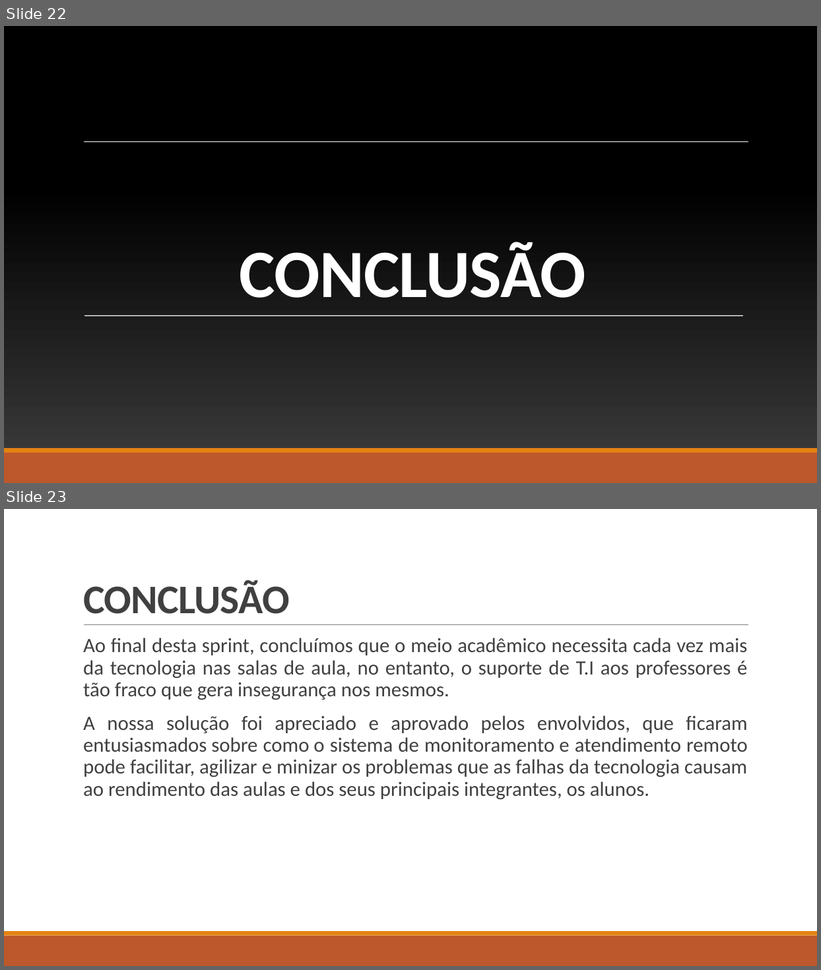
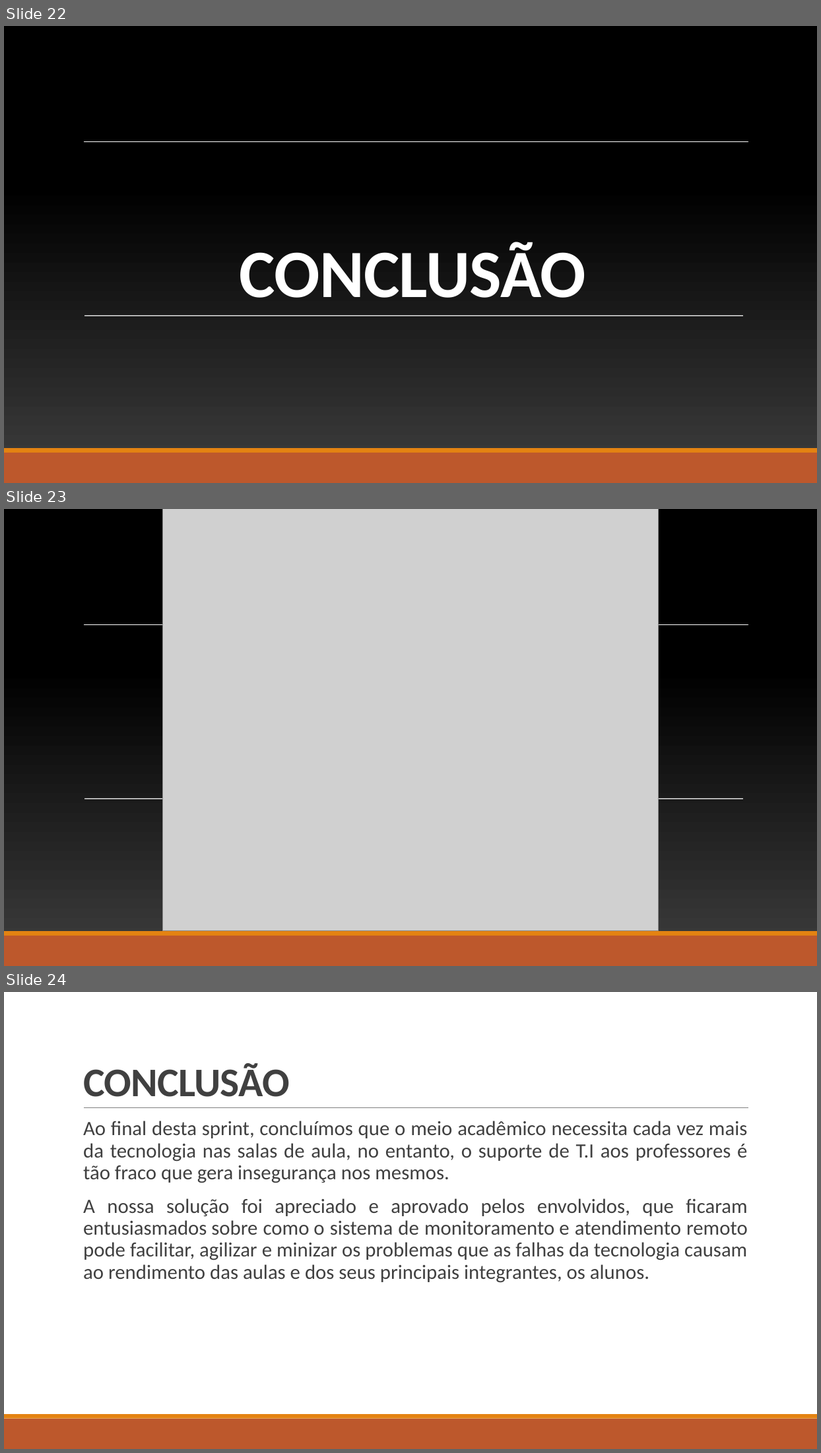
Before and after one commit to BandTec/grupo-05-adsa-20201, a slide deck: Apresentação Sprint 1.pptx. Shown one above the other, each under a label of ours: slides 22 and 23 before the commit, slides 22, 23 and 24 after it. The pictures are 821x970 and 821x1453 pixels, drawn with LibreOffice and Linux fonts; fonts in the diff are those of the drawing; grey boxes stand for pictures; background and template pictures are left out. Boxes give left, top, right and bottom in pixels: in the first picture for what was removed or moved away, otherwise in the second. Text is boxed around its words. In the diff, an @@ line names an element or a change of style, - is before the commit and + after.

```diff
--- a/Apresentação Sprint 1.pptx
+++ b/Apresentação Sprint 1.pptx
@@ slide 23 added at [4, 509, 817, 966], background gradient #3F3F3F to #000000; not listed: 1 template element that a slide beside it also shows @@
@@ picture added at [162, 509, 658, 931] @@
@@ line added from (85, 799) to (743, 799), #FFFFFF 0.5 pt @@
@@ line added from (85, 799) to (743, 799), #FFFFFF 0.5 pt @@
@@ rectangle added at [4, 931, 817, 936], fill #E48312 @@
@@ rectangle added at [4, 936, 817, 966], fill #BD582C @@
@@ what was slide 23 is now slide 24 @@
```
Also in this commit, not shown: 14 slides changed, 1 other slide added, 1 slide removed.
